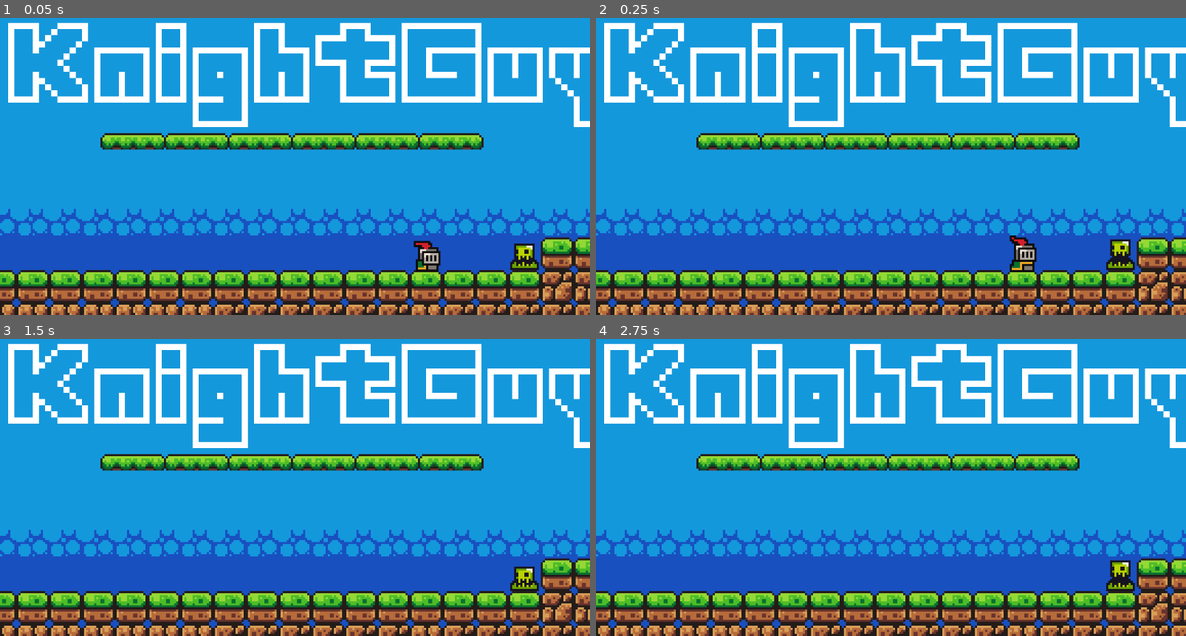
Above: before the commit, frames 1-4 (two rows, left to right).
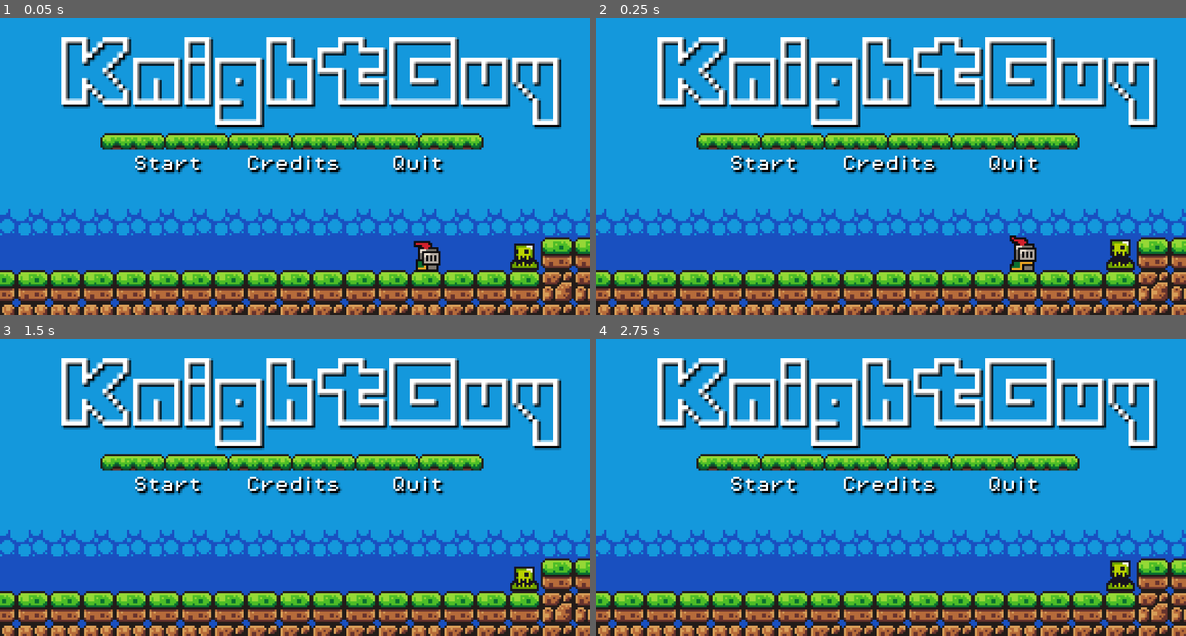
Above: after the commit, the same moments.

Repository: CrimsonCloak/KnightGuy
Game: Godot game, scene res://Scenes/menu.tscn
Two runs of this game, one before a commit and one after it. Both use one fixed random seed, a clock stepped at 60 frames per second and the inputs below. This scene is started directly instead of the project's main scene.
Inputs:
- Up to frame 1 (0.05 s): no input
- Up to frame 2 (0.25 s): no input
- Up to frame 3 (1.5 s): hold D (Move_right) from 0.53 s (still down); tap Up (Jump) at 0.77 s
- Up to frame 4 (2.75 s): tap Up (Jump) at 1.52 s; release D (Move_right) at 2.03 s; hold Left (Move_left) from 2.03 s (still down)

The runs differ from the first frame. In frame 1, 17% of the frame differs, in the area x 1-100%, y 1-53%; in frame 2, 17%; in frame 3, 17%; in frame 4, 17%.

Commit message:
First draft for menu

Diff:
--- a/Scenes/menu.tscn
+++ b/Scenes/menu.tscn
@@ -6,6 +6,7 @@
 [ext_resource type="Texture2D" uid="uid://vtm84oo228jr" path="res://Assets/sprites/world_tileset.png" id="5_qefb3"]
 [ext_resource type="PackedScene" uid="uid://dagh2j6gxuoii" path="res://Scenes/coin.tscn" id="7_x5ttc"]
 [ext_resource type="PackedScene" uid="uid://4hcvu0o6ui4m" path="res://Scenes/platform_grass.tscn" id="8_0h2rm"]
+[ext_resource type="FontFile" uid="uid://dvlq32cksnsjk" path="res://Assets/fonts/PixelOperator8.ttf" id="9_dfjy3"]
 [ext_resource type="PackedScene" uid="uid://bf245qpaop3sv" path="res://Scenes/slime_enemy.tscn" id="10_rsgjd"]
 
 [sub_resource type="TileSetAtlasSource" id="TileSetAtlasSource_hxryk"]
@@ -410,6 +411,8 @@
 physics_layer_0/collision_layer = 1
 sources/0 = SubResource("TileSetAtlasSource_hxryk")
 
+[sub_resource type="Theme" id="Theme_6ub5t"]
+
 [node name="Game" type="Node2D"]
 
 [node name="Player" parent="." instance=ExtResource("3_i42vk")]
@@ -432,13 +435,51 @@
 [node name="Labels" type="Node" parent="."]
 
 [node name="Label" type="Label" parent="Labels"]
-offset_left = -32.0
-offset_top = -125.0
-offset_right = 262.0
-offset_bottom = -62.0
+offset_left = -6.0
+offset_top = -116.0
+offset_right = 288.0
+offset_bottom = -53.0
+theme_override_colors/font_shadow_color = Color(0, 0, 0, 1)
 theme_override_fonts/font = ExtResource("4_l04i5")
-theme_override_font_sizes/font_size = 48
+theme_override_font_sizes/font_size = 40
 text = "KnightGuy"
+
+[node name="Label2" type="Label" parent="Labels"]
+offset_left = 25.0
+offset_top = -48.0
+offset_right = 66.0
+offset_bottom = -36.0
+theme = SubResource("Theme_6ub5t")
+theme_override_colors/font_shadow_color = Color(0, 0, 0, 1)
+theme_override_fonts/font = ExtResource("9_dfjy3")
+theme_override_font_sizes/font_size = 8
+text = "Start"
+horizontal_alignment = 1
+
+[node name="Label3" type="Label" parent="Labels"]
+offset_left = 84.0
+offset_top = -48.0
+offset_right = 130.0
+offset_bottom = -36.0
+theme = SubResource("Theme_6ub5t")
+theme_override_colors/font_shadow_color = Color(0, 0, 0, 1)
+theme_override_fonts/font = ExtResource("9_dfjy3")
+theme_override_font_sizes/font_size = 8
+text = "Credits
+"
+horizontal_alignment = 1
+
+[node name="Label4" type="Label" parent="Labels"]
+offset_left = 147.0
+offset_top = -48.0
+offset_right = 188.0
+offset_bottom = -36.0
+theme = SubResource("Theme_6ub5t")
+theme_override_colors/font_shadow_color = Color(0, 0, 0, 1)
+theme_override_fonts/font = ExtResource("9_dfjy3")
+theme_override_font_sizes/font_size = 8
+text = "Quit"
+horizontal_alignment = 1
 
 [node name="Slime" parent="." instance=ExtResource("10_rsgjd")]
 position = Vector2(220, 8)
@@ -450,7 +491,10 @@
 [node name="Coins_menu" type="Node" parent="."]
 
 [node name="Coin" parent="Coins_menu" instance=ExtResource("7_x5ttc")]
-position = Vector2(267, -89)
+position = Vector2(266, -90)
+
+[node name="Coin2" parent="Coins_menu" instance=ExtResource("7_x5ttc")]
+position = Vector2(-89, -32)
 
 [node name="Platform_menu" type="Node" parent="."]
 
Not shown: 1 places in Scenes/menu.tscn that only renumber resources
